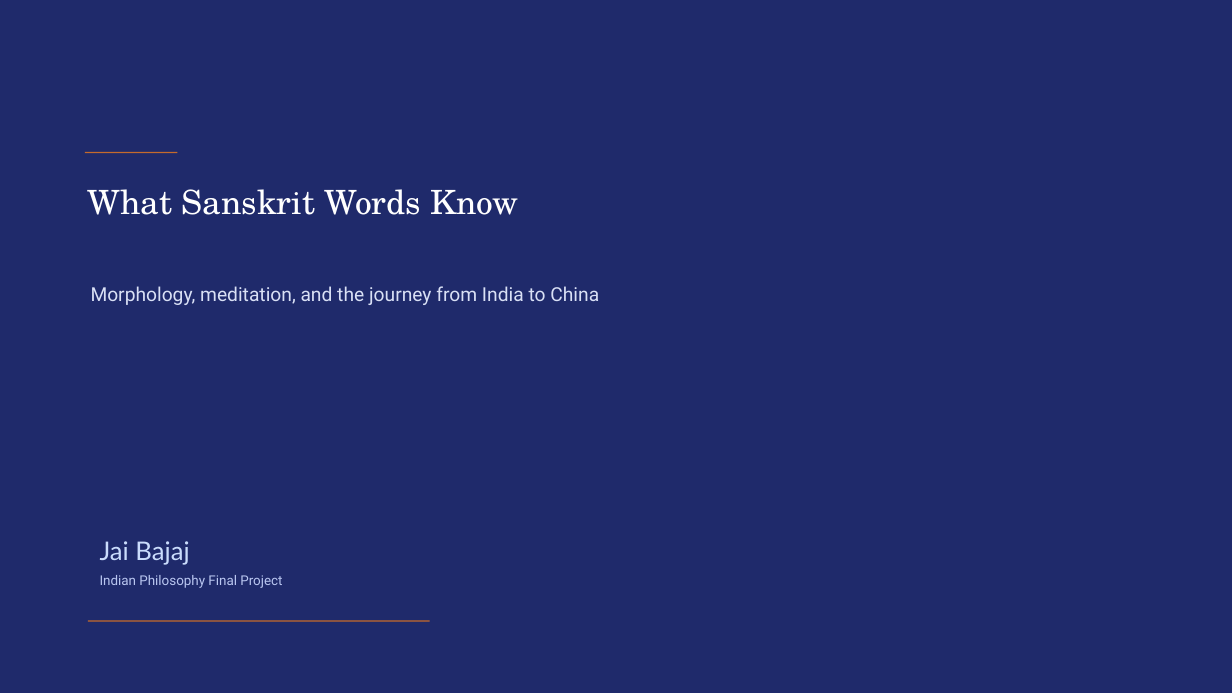
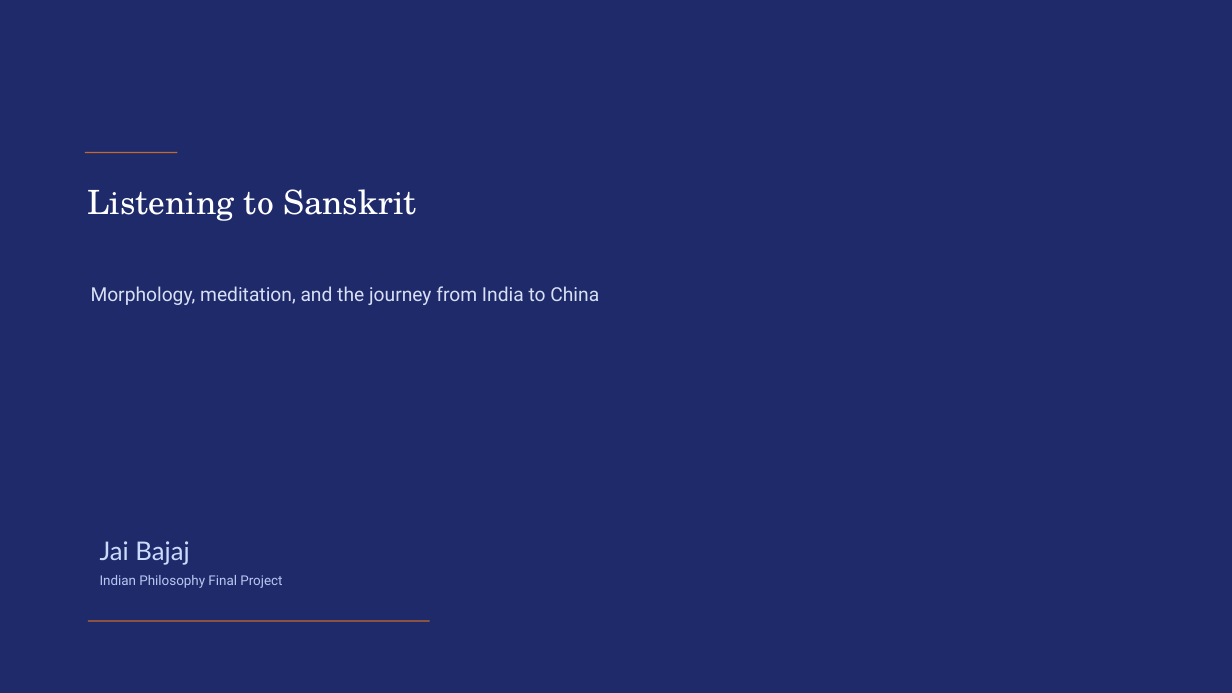
Before and after one commit to jbajaj6/sanskrit_etymology, a slide deck: slide 1 of docs/final_presentation.pptx. Drawn at 1232x693 pixels with LibreOffice and Linux fonts; fonts in the diff are those of the drawing. Boxes give left, top, right and bottom in pixels: in the first picture for what was removed or moved away, otherwise in the second. Text is boxed around its words. In the diff, an @@ line names an element or a change of style, - is before the commit and + after.

```diff
--- a/docs/final_presentation.pptx
+++ b/docs/final_presentation.pptx
@@ text at (x1=88, y1=189, x2=416, y2=221): text changed @@
-What Sanskrit Words Know
+Listening to Sanskrit
```
Also in this commit, not shown: 2 slides added, 1 slide removed, 9 other files.
